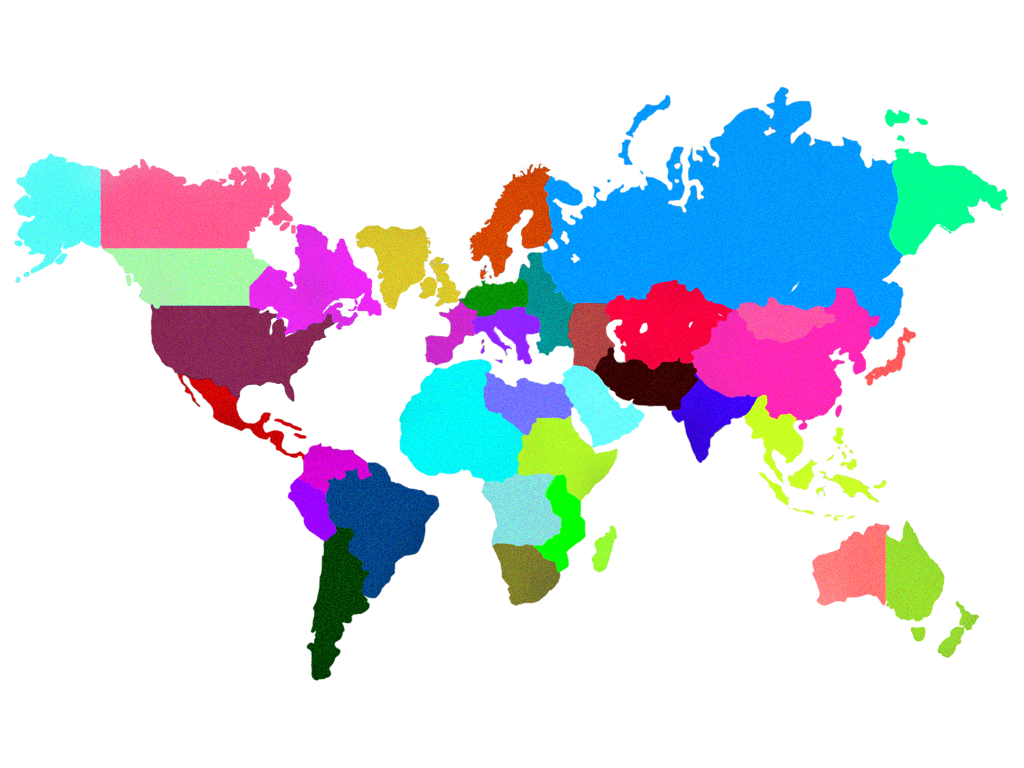
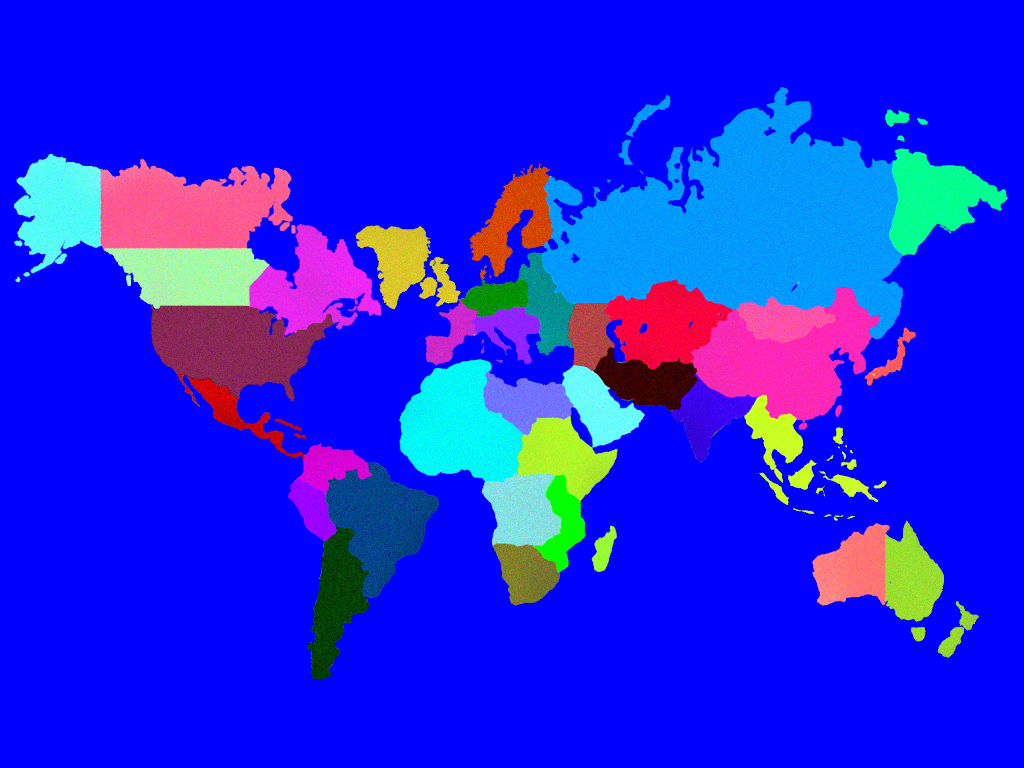
Layered file, before and after one edit (1024 x 768). Changes by layer:
painted on "World Map" over (14, 87, 1010, 681)
showed "Water", painted on it over (0, 0, 1024, 768)
